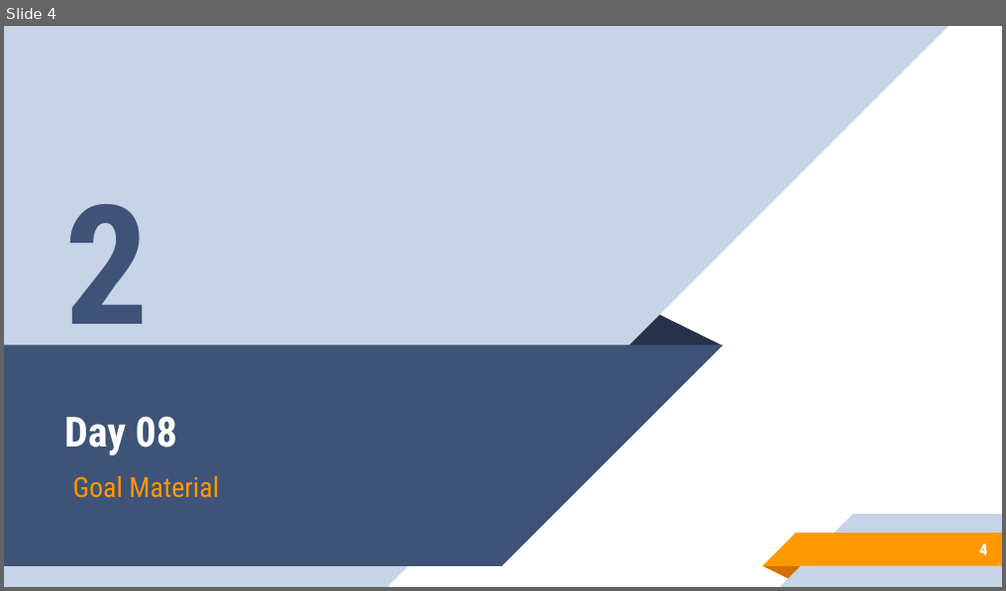
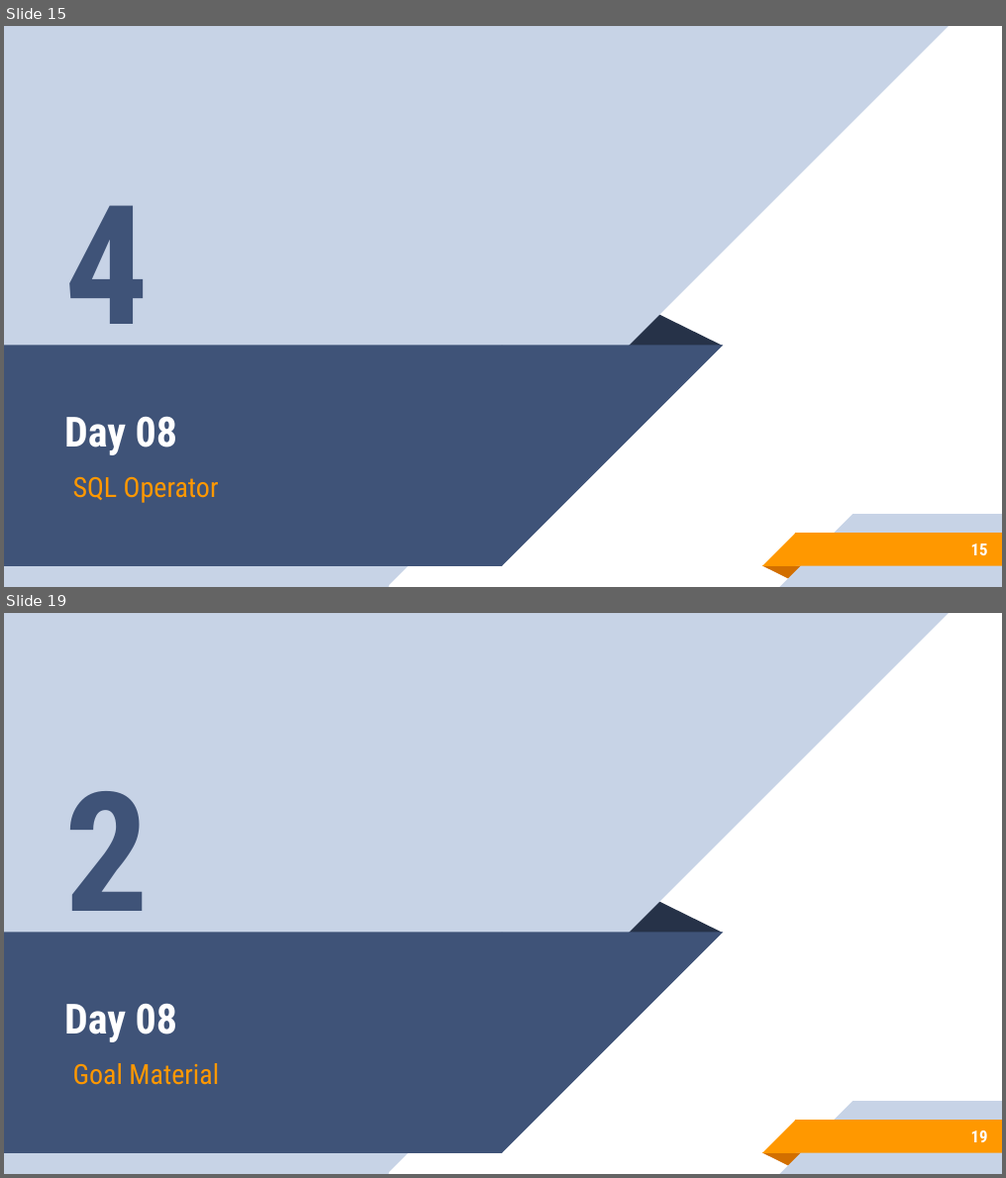
Before and after one commit to aronipurwanto/materi-xa, a slide deck: java/java-logic/Slide-Java-Logic-08.pptx. Shown one above the other, each under a label of ours: slide 4 before the commit, slides 15 and 19 after it; the slides between them are not shown. The pictures are 1006x591 and 1006x1178 pixels, drawn with LibreOffice and Linux fonts; fonts in the diff are those of the drawing. Boxes give left, top, right and bottom in pixels: in the first picture for what was removed or moved away, otherwise in the second. Text is boxed around its words. In the diff, an @@ line names an element or a change of style, - is before the commit and + after.

```diff
--- a/java/java-logic/Slide-Java-Logic-08.pptx
+++ b/java/java-logic/Slide-Java-Logic-08.pptx
@@ slide 15 added at bbox=[4, 26, 1002, 587], background #FFFFFF; not listed: 10 template elements that a slide beside it also shows @@
@@ text added at bbox=[64, 205, 149, 363], 120 pt, text #3F5378, bold @@
+4
@@ title added at bbox=[64, 416, 177, 456], 30 pt, text #FFFFFF, bold @@
+Day 08
@@ subtitle added at bbox=[73, 477, 219, 503], 20 pt, text #FF9800 @@
+SQL Operator
@@ page number added at bbox=[971, 544, 988, 556], 12 pt, text #FFFFFF, bold @@
+15
@@ what was slide 4 is now slide 19 @@
@@ page number at bbox=[971, 1131, 988, 1143]: text changed @@
-4
+19
```
Also in this commit, not shown: 1 slide changed, 15 other slides added, 1 slide removed, 21 other files.
